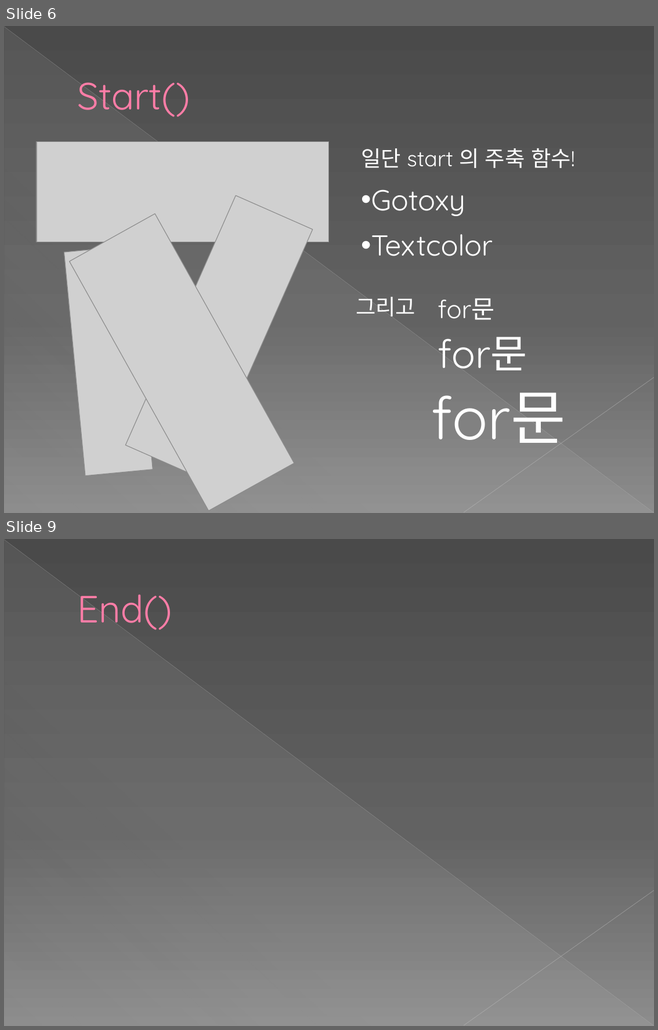
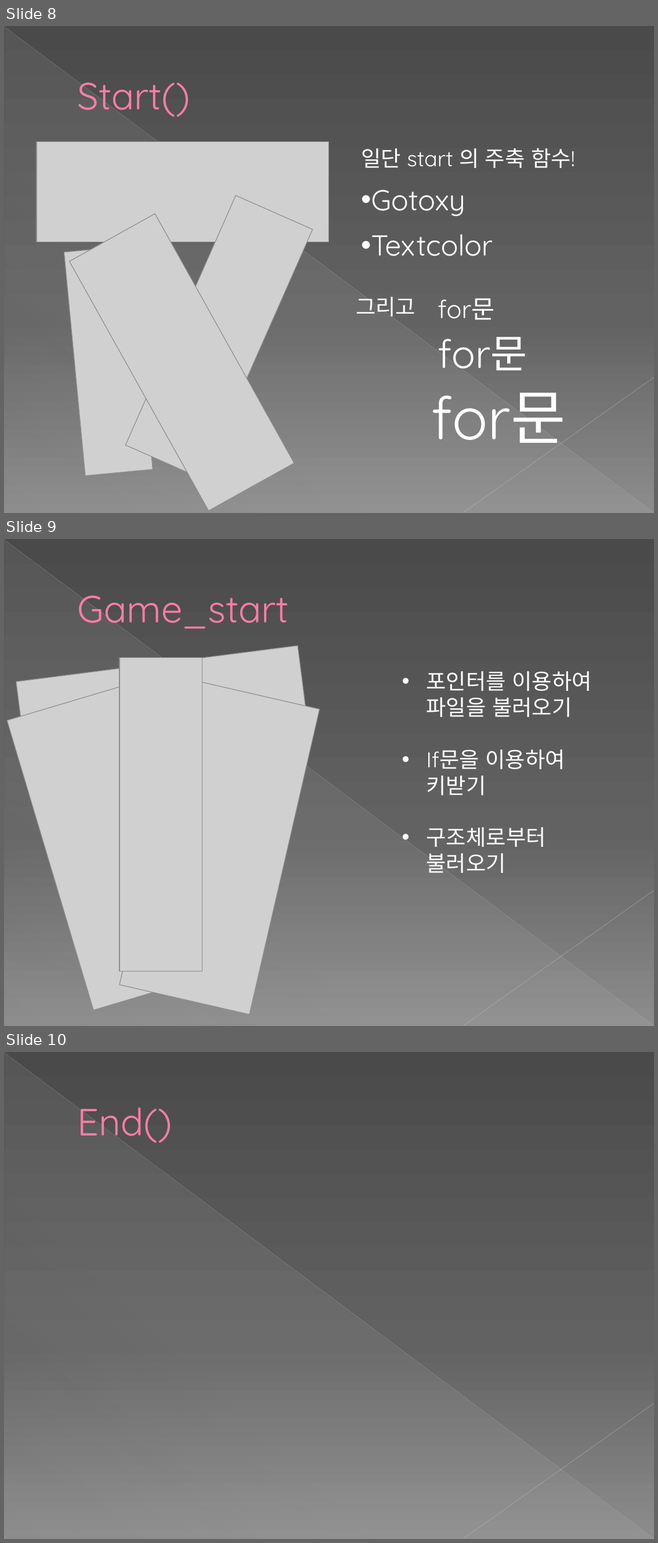
Before and after one commit to Yukariko/is_proj_15, a slide deck: yamdang/13조 프로젝트.pptx. Shown one above the other, each under a label of ours: slides 6 and 9 before the commit, slides 8, 9 and 10 after it; the slides between them are not shown. The pictures are 658x1030 and 658x1543 pixels, drawn with LibreOffice and Linux fonts; fonts in the diff are those of the drawing; grey boxes stand for pictures. Boxes give left, top, right and bottom in pixels: in the first picture for what was removed or moved away, otherwise in the second. Text is boxed around its words. In the diff, an @@ line names an element or a change of style, - is before the commit and + after.

```diff
--- a/yamdang/13조 프로젝트.pptx
+++ b/yamdang/13조 프로젝트.pptx
@@ slide 9 added at [4,539,654,1026], background gradient #4A4A4A to #626262 to #8C8C8C; not listed: 3 template elements that a slide beside it also shows @@
@@ title added at [77,595,289,629], 42 pt, text #FF7DA7 @@
+Game_start
@@ picture added at [16,646,306,747] @@
@@ picture added at [119,657,202,972] @@
@@ text added at [426,671,592,873], 24 pt, text #FFFFFF @@
+• 포인터를 이용하여 파일을 불러오기
+• If문을 이용하여 키받기
+• 구조체로부터 불러오기
@@ picture added at [7,683,217,1011] @@
@@ picture added at [119,679,319,1015] @@
@@ picture added at [62,698,253,922] @@
@@ what was slide 6 is now slide 8 @@
@@ what was slide 9 is now slide 10 @@
```
Also in this commit, not shown: 2 slides changed, 2 other slides added, 2 slides removed.
